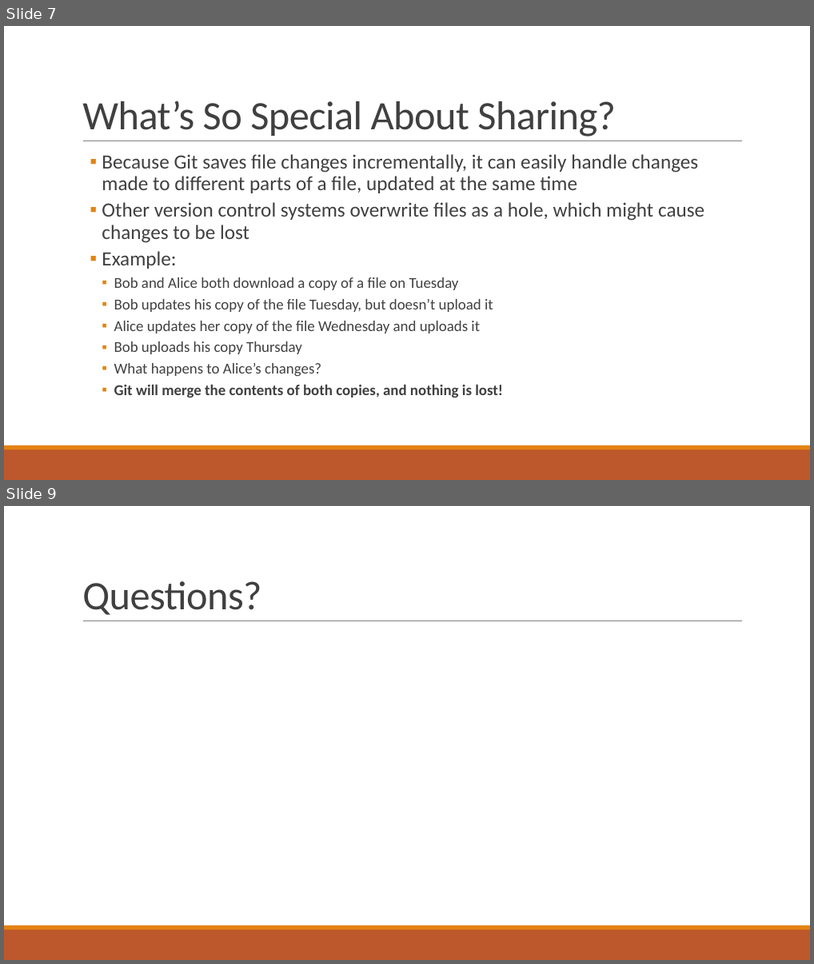
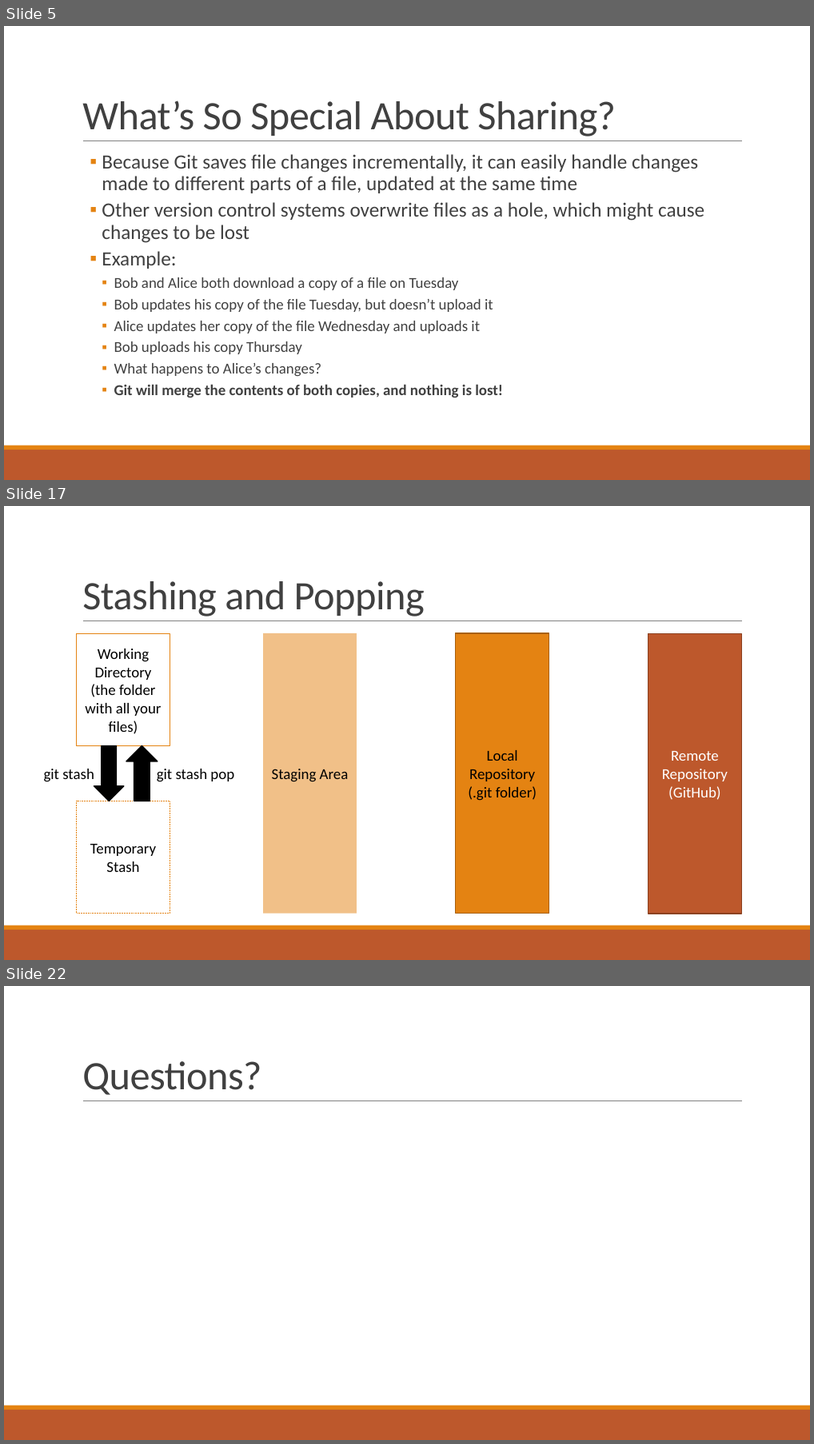
Before and after one commit to qccoders/presentations, a slide deck: QC Coders - Git Good!.pptx. Shown one above the other, each under a label of ours: slides 7 and 9 before the commit, slides 5, 17 and 22 after it; the slides between them are not shown. The pictures are 814x964 and 814x1444 pixels, drawn with LibreOffice and Linux fonts; fonts in the diff are those of the drawing. Boxes give left, top, right and bottom in pixels: in the first picture for what was removed or moved away, otherwise in the second. Text is boxed around its words. In the diff, an @@ line names an element or a change of style, - is before the commit and + after.

```diff
--- a/QC Coders - Git Good!.pptx
+++ b/QC Coders - Git Good!.pptx
@@ slide 17 added at <box>4,506,810,960</box>, background #FFFFFF; not listed: 3 template elements that a slide beside it also shows @@
@@ title added at <box>82,581,425,616</box>, 48 pt, text #404040 @@
+Stashing and Popping
@@ rectangle added at <box>77,634,170,745</box>, outline #E48312 0.75 pt, 18 pt, text #000000 @@
+Working Directory
+(the folder with all your files)
@@ rectangle added at <box>263,633,357,912</box>, fill #E48312 at 50% opacity, 18 pt, text #000000 @@
+Staging Area
@@ rectangle added at <box>456,633,550,912</box>, fill #E48312, outline #A9610D 1.25 pt, 18 pt, text #000000 @@
+Local
+Repository
+(.git folder)
@@ rectangle added at <box>649,634,742,913</box>, fill #BD582C, outline #8C4121 1.25 pt, 18 pt, text #FFFFFF @@
+Remote Repository
+(GitHub)
@@ down arrow added at <box>94,745,124,800</box>, fill #000000, outline #000000 1.25 pt @@
@@ up arrow added at <box>126,745,158,800</box>, fill #000000, outline #000000 1.25 pt @@
@@ text added at <box>44,768,94,782</box>, 18 pt, text #000000 @@
+git stash
@@ text added at <box>157,768,234,782</box>, 18 pt, text #000000 @@
+git stash pop
@@ rectangle added at <box>77,800,170,912</box>, outline #E48312 0.75 pt dashed, 18 pt, text #000000 @@
+Temporary Stash
@@ what was slide 7 is now slide 5 @@
@@ what was slide 9 is now slide 22 @@
```
Also in this commit, not shown: 15 other slides added, 3 slides removed.
